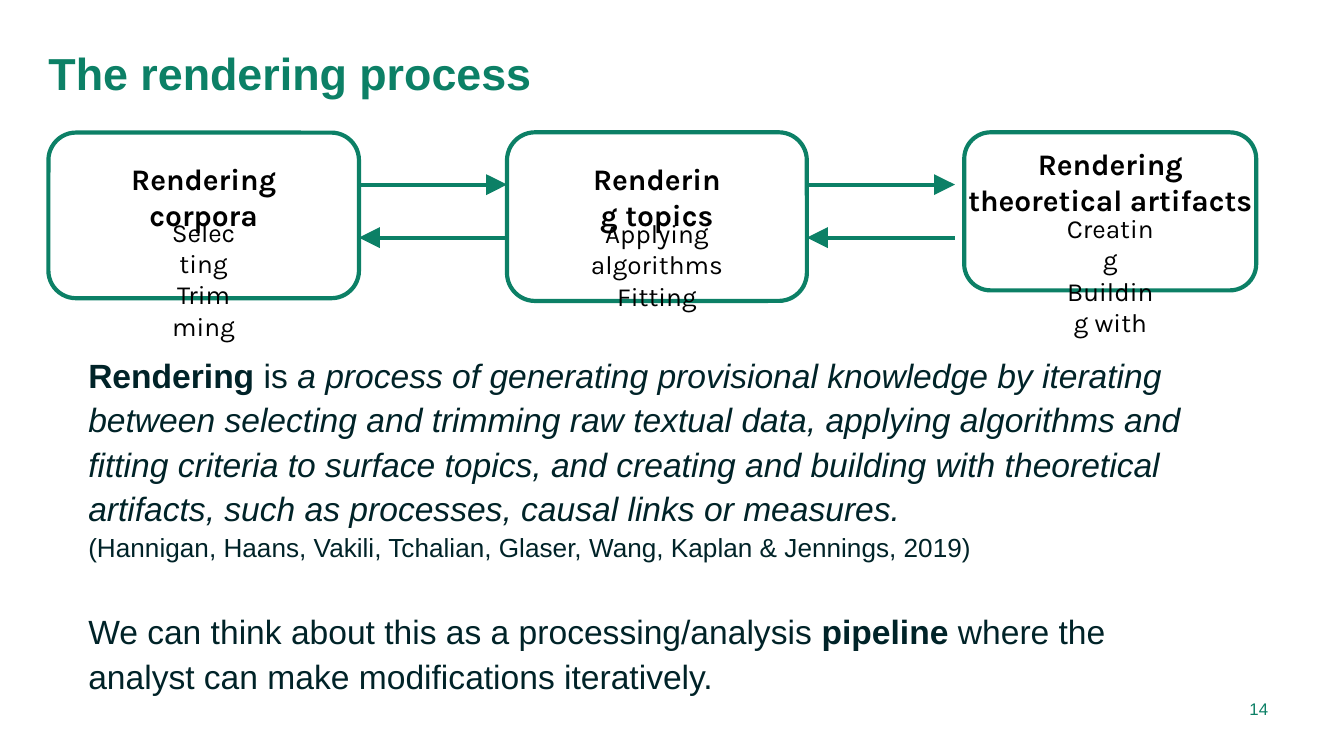
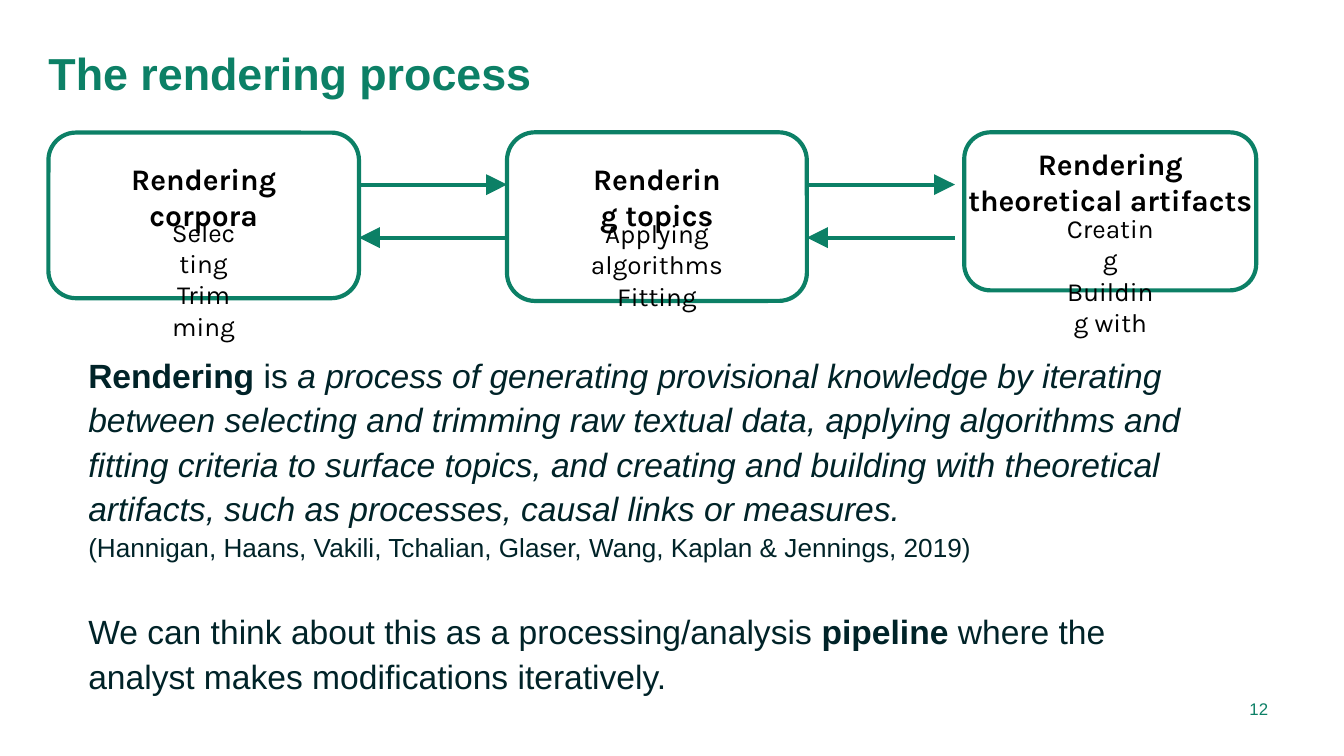
Before and after one commit to RFJHaans/SMS_2022_topicmodeling, a slide deck: slide 12 of Topic modeling workshop.pptx (slide 14 before the commit). Drawn at 1344x756 pixels with LibreOffice and Linux fonts; fonts in the diff are those of the drawing. Boxes give left, top, right and bottom in pixels: in the first picture for what was removed or moved away, otherwise in the second. Text is boxed around its words. In the diff, an @@ line names an element or a change of style, - is before the commit and + after.

```diff
--- a/Topic modeling workshop.pptx
+++ b/Topic modeling workshop.pptx
@@ text at (88, 619, 1106, 695): text changed @@
-We can think about this as a processing/analysis pipeline where the analyst can make modifications iteratively.
+We can think about this as a processing/analysis pipeline where the analyst makes modifications iteratively.
@@ page number at (1249, 703, 1268, 715): text changed @@
-14
+12
```
Also in this commit, not shown: 6 other slides changed, 3 slides added, 10 slides removed.
